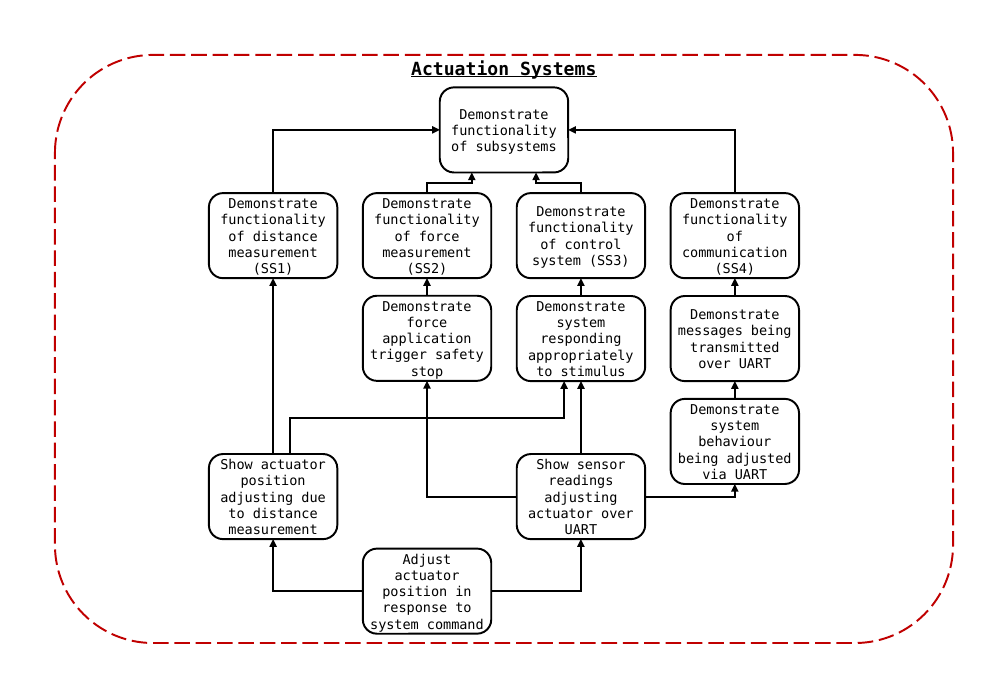
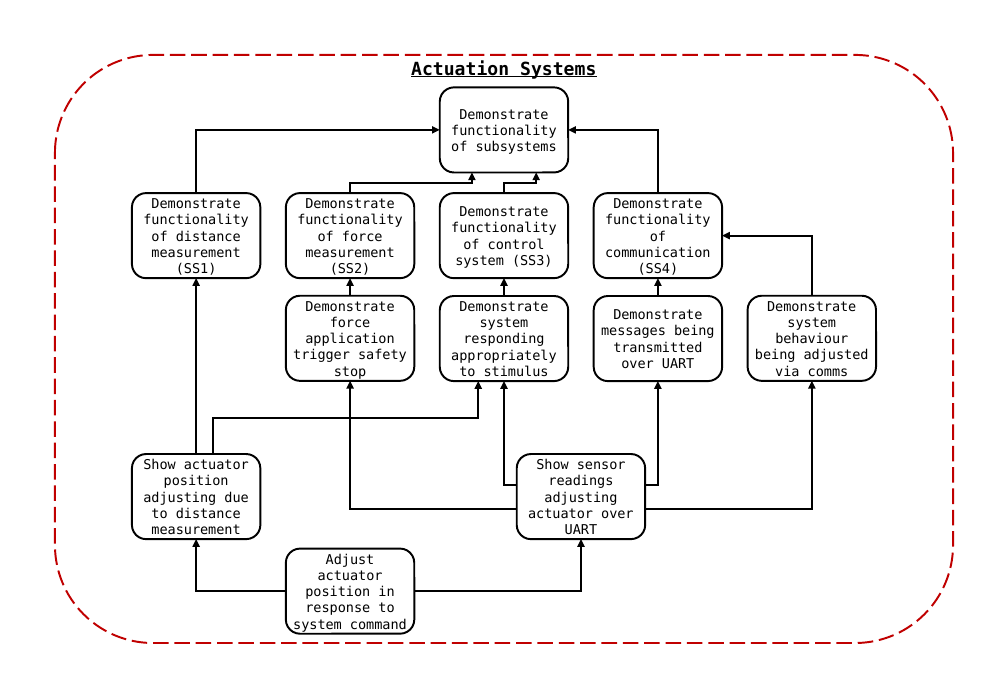
Before and after one commit to samuelwilliams413/METR4901, a slide deck: slide 10 of Documentation/FuncDecomp.pptx. Drawn at 1008x698 pixels with LibreOffice and Linux fonts; fonts in the diff are those of the drawing. Boxes give left, top, right and bottom in pixels: in the first picture for what was removed or moved away, otherwise in the second. Text is boxed around its words. In the diff, an @@ line names an element or a change of style, - is before the commit and + after.

```diff
--- a/Documentation/FuncDecomp.pptx
+++ b/Documentation/FuncDecomp.pptx
@@ elbow arrow moved from (274, 193) - (440, 130) to (196, 193) - (440, 130) @@
@@ elbow arrow moved from (735, 193) - (569, 130) to (658, 193) - (569, 130) @@
@@ elbow arrow moved from (427, 193) - (472, 172) to (350, 193) - (472, 172) @@
@@ elbow arrow moved from (581, 193) - (536, 172) to (504, 193) - (536, 172) @@
@@ elbow arrow added from (813, 296) to (722, 235), #000000 1.5 pt @@
@@ 9 rounded rectangles, 3 arrows, 1 rectangle: place and size @@
-9 rounded rectangles, 3 arrows, 1 rectangle at box(208, 193, 800, 633)
+9 rounded rectangles, 3 arrows, 1 rectangle at box(132, 193, 722, 633)
@@ rounded rectangle "Demonstrate system behaviour being adjusted ...": place and size @@
-rounded rectangle "Demonstrate system behaviour being adjusted ..." at box(671, 399, 800, 484)
+rounded rectangle "Demonstrate system behaviour being adjusted ..." at box(747, 296, 876, 381)
@@ text in rounded rectangle at box(755, 301, 869, 377): text changed @@
-Demonstrate system behaviour being adjusted via UART
+Demonstrate system behaviour being adjusted via comms
@@ rectangle added at box(452, 347, 504, 381), outline #4472C4 1 pt @@
@@ rectangle added at box(504, 347, 556, 381), outline #4472C4 1 pt @@
@@ elbow arrow moved from (290, 454) - (564, 382) to (213, 454) - (478, 382) @@
@@ elbow arrow moved from (517, 497) - (427, 381) to (517, 509) - (350, 381) @@
@@ elbow arrow added from (517, 485) to (504, 382), #000000 1.5 pt @@
@@ arrow removed from (581, 454) to (581, 382) @@
@@ elbow arrow moved from (645, 497) - (735, 484) to (645, 509) - (813, 381) @@
@@ elbow arrow added from (645, 485) to (658, 382), #000000 1.5 pt @@
@@ arrow removed from (735, 399) to (735, 382) @@
@@ 1 rectangle, 1 arrow, 1 elbow arrow: place and size @@
-1 rectangle, 1 arrow, 1 elbow arrow at box(274, 278, 363, 591)
+1 rectangle, 1 arrow, 1 elbow arrow at box(196, 278, 286, 591)
@@ elbow arrow moved from (491, 591) - (581, 539) to (414, 591) - (581, 539) @@
```
Also in this commit, not shown: 5 other files.
